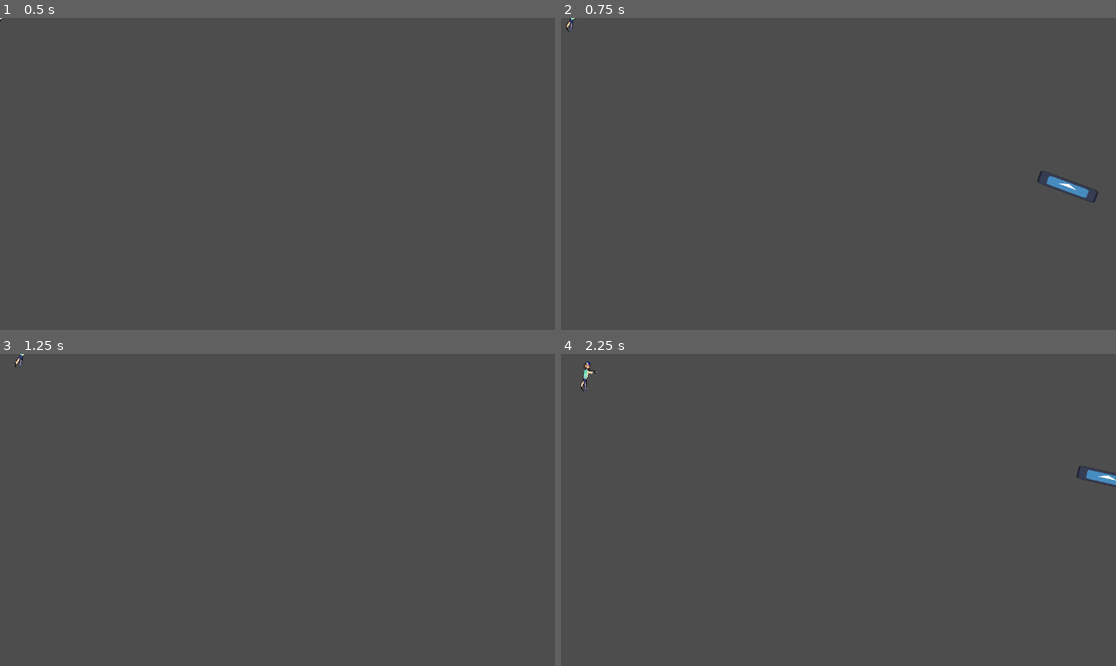
Above: before the commit, frames 1-4 (two rows, left to right).
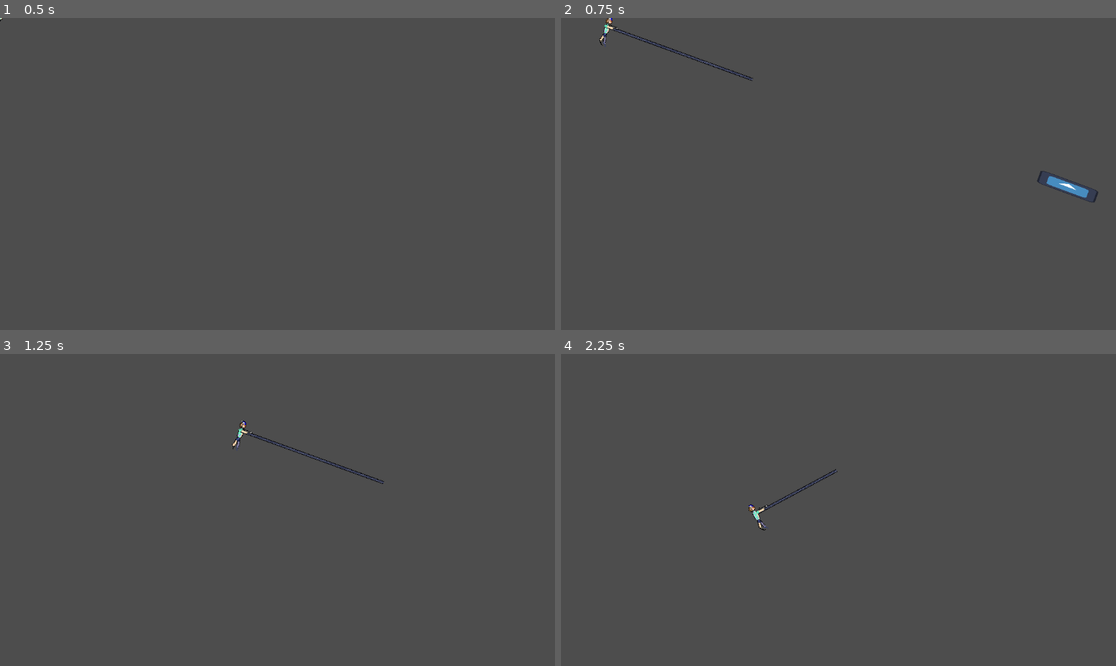
Above: after the commit, the same moments.

Repository: Zeonthestupid/ijustfellonthegame
Game: Godot game, scene res://character/player_scene.tscn
The game is run twice, just before and just after one commit, with the same random seed, the same clock (stepped at 60 frames per second) and the same inputs. The engine's default icon, where the game draws it, is replaced by a stand-in: a white triangle on a blue panel in a dark square.
Inputs (mouse positions are in pixels of both pictures, inside the frame that each line leads up to):
- Up to frame 1 (0.5 s): no input
- Up to frame 2 (0.75 s): tap Enter at 0.5 s; move the mouse to (960, 158) at 0.52 s; press the mouse at (960, 158) at 0.53 s; hold D (player_right) from 0.53 s (still down)
- Up to frame 3 (1.25 s): keep holding D (player_right)
- Up to frame 4 (2.25 s): move the mouse to (727, 525) at 1.27 s; release D (player_right) at 1.28 s; release the mouse at (727, 525) at 1.28 s; hold S (player_down) 1.28-2.03 s; click (727, 525) at 1.35 s; move the mouse to (894, 441) at 2.02 s; press the mouse at (894, 441) at 2.03 s; hold D (player_right) from 2.03 s (still down)

Frame 1 is identical in both runs. In frame 2, 0.3% of the frame differs, in the area x 0-35%, y 0-21%; in frame 3, 0.3%; in frame 4, 0.5%, in the area x 3-100%, y 2-57%.

Commit message:
grappling hook

Diff:
--- a/character/Maincharacterscript.gd
+++ b/character/Maincharacterscript.gd
@@ -48,3 +48,8 @@
 
 
 	move_and_slide()
+
+
+func _on_sprite_2d_hooked(hooked_position: Variant) -> void:
+	var tween = get_tree().create_tween()
+	tween.tween_property(self, "position", hooked_position, 0.75)
--- a/character/character.tscn
+++ b/character/character.tscn
@@ -12,6 +12,9 @@
 [ext_resource type="Texture2D" uid="uid://d2s8xu4rhnvdr" path="res://assets/gordan 10.png" id="10_6610h"]
 [ext_resource type="Texture2D" uid="uid://cn20yipu2ngry" path="res://assets/gordan 9.png" id="11_0shic"]
 [ext_resource type="Script" uid="uid://cgtpbbry1886i" path="res://character/animated_sprite_2d.gd" id="12_8brn5"]
+[ext_resource type="Script" uid="uid://dkpsq3l4nwfwa" path="res://grappling hook/pivot.gd" id="13_hq3og"]
+[ext_resource type="Texture2D" uid="uid://46d5p7u1yo2o" path="res://assets/rope.png" id="14_hq3og"]
+[ext_resource type="Script" uid="uid://4xtrw6wqcqay" path="res://grappling hook/sprite_2d.gd" id="15_orckd"]
 
 [sub_resource type="RectangleShape2D" id="RectangleShape2D_pjt0s"]
 size = Vector2(42, 82.5)
@@ -95,7 +98,7 @@
 sprite_frames = SubResource("SpriteFrames_mbhnd")
 animation = &"swim"
 autoplay = "idle"
-frame_progress = 0.10732474
+frame_progress = 0.7656351
 script = ExtResource("12_8brn5")
 
 [node name="CollisionShape2D2" type="CollisionShape2D" parent="." unique_id=156739510]
@@ -103,3 +106,22 @@
 scale = Vector2(0.8, 0.8)
 shape = SubResource("RectangleShape2D_wfnr8")
 debug_color = Color(0.7480362, 0.4134945, 0.54839736, 0.41960785)
+
+[node name="pivot" type="Node2D" parent="." unique_id=2112945148]
+position = Vector2(1.0000191, -7.999997)
+script = ExtResource("13_hq3og")
+
+[node name="Sprite2D" type="Sprite2D" parent="pivot" unique_id=399634108]
+texture_repeat = 2
+position = Vector2(0, -2)
+rotation = -1.5707964
+texture = ExtResource("14_hq3og")
+region_enabled = true
+region_rect = Rect2(0, 0, 16, 0)
+script = ExtResource("15_orckd")
+
+[node name="RayCast2D" type="RayCast2D" parent="pivot/Sprite2D" unique_id=1486426993]
+position = Vector2(-1.9999995, -8.742154e-08)
+target_position = Vector2(0, 800)
+
+[connection signal="hooked" from="pivot/Sprite2D" to="." method="_on_sprite_2d_hooked"]
--- a/character/player_scene.tscn
+++ b/character/player_scene.tscn
@@ -2,6 +2,9 @@
 
 [ext_resource type="PackedScene" uid="uid://u32ad72no8xc" path="res://character/character.tscn" id="1_oepk2"]
 [ext_resource type="PackedScene" uid="uid://c384rmiytyxwa" path="res://harpoon_gun/harpoon_gun.tscn" id="2_58q2e"]
+
+[sub_resource type="RectangleShape2D" id="RectangleShape2D_oepk2"]
+size = Vector2(195, 117)
 
 [node name="Character" type="Node2D" unique_id=26635809]
 
@@ -10,3 +13,22 @@
 
 [node name="HarpoonGun" parent="CharacterBody2D" unique_id=1783020617 instance=ExtResource("2_58q2e")]
 position = Vector2(0, -11)
+
+[node name="StaticBody2D" type="StaticBody2D" parent="." unique_id=1450756317]
+position = Vector2(1, -12)
+
+[node name="CollisionShape2D" type="CollisionShape2D" parent="StaticBody2D" unique_id=705699294]
+position = Vector2(184, 214)
+shape = SubResource("RectangleShape2D_oepk2")
+
+[node name="CollisionShape2D2" type="CollisionShape2D" parent="StaticBody2D" unique_id=656782841]
+position = Vector2(411, 442)
+shape = SubResource("RectangleShape2D_oepk2")
+
+[node name="CollisionShape2D3" type="CollisionShape2D" parent="StaticBody2D" unique_id=1903759213]
+position = Vector2(716, 193)
+shape = SubResource("RectangleShape2D_oepk2")
+
+[node name="CollisionShape2D4" type="CollisionShape2D" parent="StaticBody2D" unique_id=1589698425]
+position = Vector2(950, 580)
+shape = SubResource("RectangleShape2D_oepk2")
--- a/grappling hook/grappling hook.tscn
+++ b/grappling hook/grappling hook.tscn
@@ -1,8 +1,22 @@
 [gd_scene format=3 uid="uid://dwscna0ojwpwr"]
 
 [ext_resource type="Texture2D" uid="uid://caibvm7yiaare" path="res://icon.svg" id="1_07377"]
+[ext_resource type="Script" uid="uid://dkpsq3l4nwfwa" path="res://grappling hook/pivot.gd" id="1_do18u"]
+[ext_resource type="Script" uid="uid://4xtrw6wqcqay" path="res://grappling hook/sprite_2d.gd" id="2_livms"]
 
 [node name="GrapplingHook" type="Node2D" unique_id=852701988]
 
-[node name="Sprite2D" type="Sprite2D" parent="." unique_id=139117213]
+[node name="pivot" type="Node2D" parent="." unique_id=572442304]
+script = ExtResource("1_do18u")
+
+[node name="Sprite2D" type="Sprite2D" parent="pivot" unique_id=139117213]
+texture_repeat = 2
+position = Vector2(0, -2)
+rotation = -1.5707964
 texture = ExtResource("1_07377")
+region_enabled = true
+region_rect = Rect2(0, 0, 123.534, 0)
+script = ExtResource("2_livms")
+
+[node name="RayCast2D" type="RayCast2D" parent="pivot/Sprite2D" unique_id=1693281099]
+target_position = Vector2(0, 800)
--- /dev/null
+++ b/grappling hook/pivot.gd
@@ -0,0 +1,6 @@
+extends Node2D
+
+
+func _input(event):
+	if event.is_action_pressed("weapon_primary"):
+		look_at(get_global_mouse_position())
--- /dev/null
+++ b/grappling hook/sprite_2d.gd
@@ -0,0 +1,32 @@
+extends Sprite2D
+@onready var ray_cast_2d: RayCast2D = $RayCast2D
+var distance: float = 150
+
+signal hooked(hooked_position)
+
+func interpolate(length, duration = 0.2) :
+	var tween_offset = get_tree().create_tween()
+	var tween_rect_h = get_tree().create_tween()
+
+	tween_offset. tween_property(self, "offset",Vector2(0,length/2.0),duration)
+	tween_rect_h. tween_property(self, "region_rect", Rect2(0,0,16,length),duration)
+
+func _input(event):
+	if event.is_action_pressed("weapon_primary"):
+		interpolate(await check_collision(),0.2)
+		await get_tree().create_timer(0.2).timeout
+		reverse_interpolate()
+
+func reverse_interpolate():
+	interpolate(0,0.75)
+
+func check_collision():
+	await get_tree().create_timer(0.1).timeout
+	var collision_point
+	if ray_cast_2d.is_colliding():
+		collision_point = ray_cast_2d.get_collision_point()
+		distance = (global_position - collision_point).length()
+		hooked.emit(collision_point)
+	else:
+		distance = 150
+	return distance
--- /dev/null
+++ b/hook_test.tscn
@@ -0,0 +1,25 @@
+[gd_scene format=3 uid="uid://b1eyb0mr77wtl"]
+
+[ext_resource type="PackedScene" uid="uid://u32ad72no8xc" path="res://character/character.tscn" id="1_hvcca"]
+[ext_resource type="PackedScene" uid="uid://dwscna0ojwpwr" path="res://grappling hook/grappling hook.tscn" id="2_jb5ct"]
+
+[sub_resource type="RectangleShape2D" id="RectangleShape2D_a2tp6"]
+size = Vector2(172, 168)
+
+[node name="hook test" type="Node2D" unique_id=1619471903]
+
+[node name="wall" type="StaticBody2D" parent="." unique_id=184656041]
+position = Vector2(341, 275)
+
+[node name="CollisionShape2D" type="CollisionShape2D" parent="wall" unique_id=514103650]
+shape = SubResource("RectangleShape2D_a2tp6")
+
+[node name="CollisionShape2D2" type="CollisionShape2D" parent="wall" unique_id=1457173835]
+position = Vector2(511, 24)
+shape = SubResource("RectangleShape2D_a2tp6")
+
+[node name="CharacterBody2D" parent="." unique_id=286528908 instance=ExtResource("1_hvcca")]
+position = Vector2(-1, -1)
+
+[node name="GrapplingHook" parent="CharacterBody2D" unique_id=852701988 instance=ExtResource("2_jb5ct")]
+position = Vector2(1, -11)
Binary file added: assets/rope.png
Not shown, added: assets/rope.png.import
Not shown, added: grappling hook/pivot.gd.uid
Not shown, added: grappling hook/sprite_2d.gd.uid
